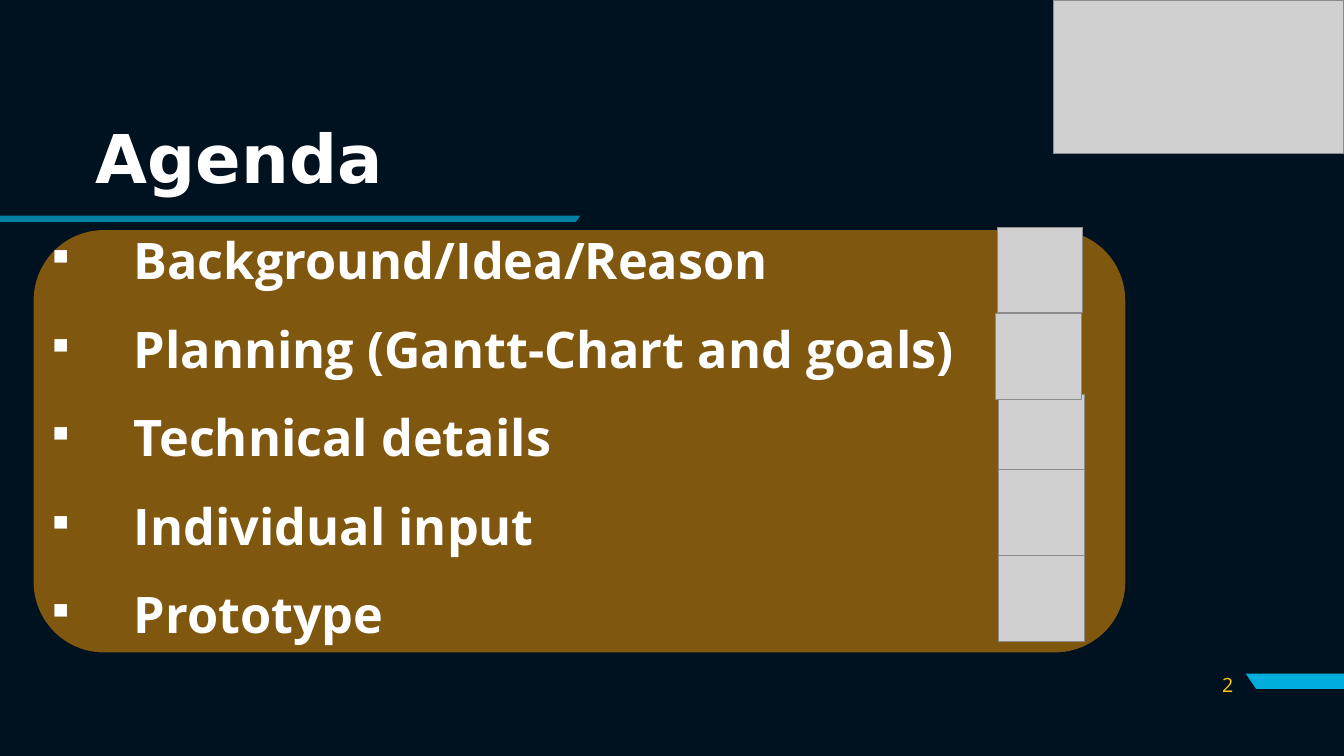
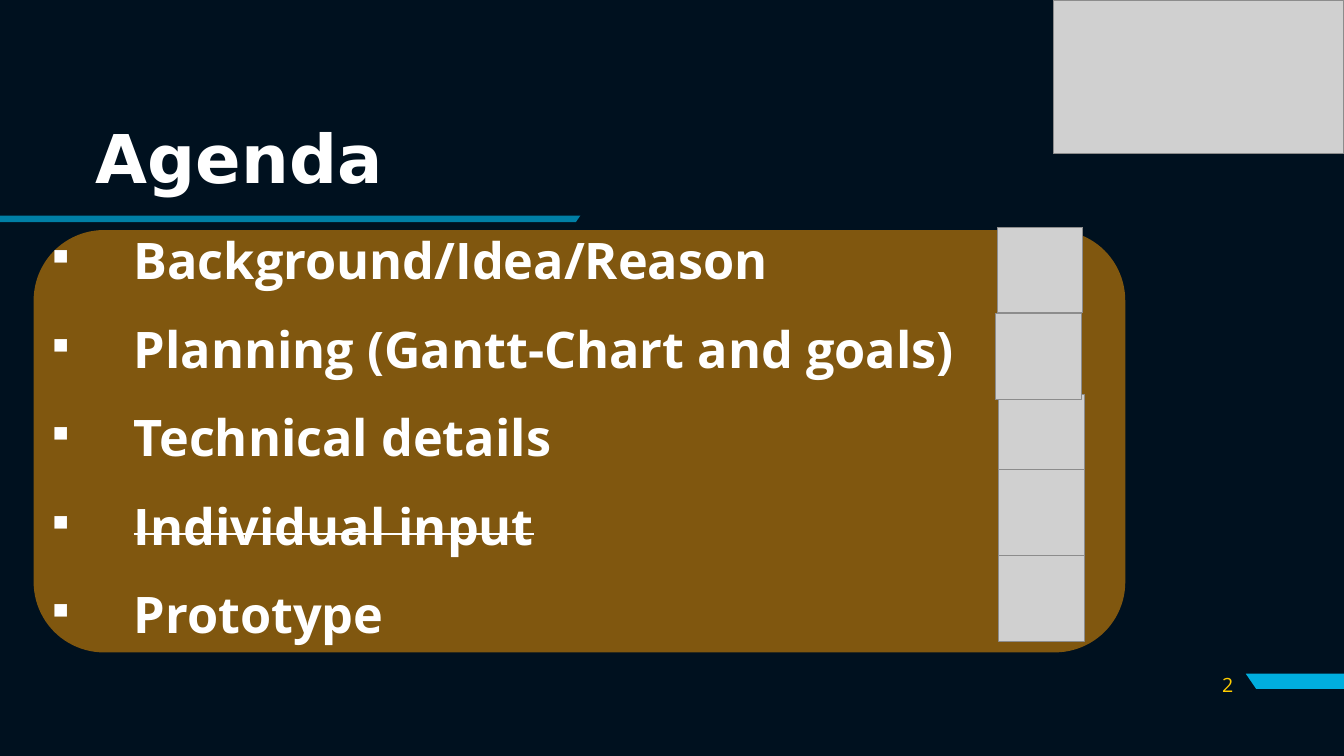
Before and after one commit to filipjosipovic/OverTime, a slide deck: slide 2 of SYP- Präsi.pptx. Drawn at 1344x756 pixels with LibreOffice and Linux fonts; fonts in the diff are those of the drawing; grey boxes stand for pictures; background and template pictures are left out. Boxes give left, top, right and bottom in pixels: in the first picture for what was removed or moved away, otherwise in the second. Text is boxed around its words. In the diff, an @@ line names an element or a change of style, - is before the commit and + after.

```diff
--- a/SYP- Präsi.pptx
+++ b/SYP- Präsi.pptx
@@ text at bbox=[134, 506, 534, 557]: strikethrough on in "Individual input" @@
```
Also in this commit, not shown: 3 other slides changed, 1 slide added, 2 slides removed, 12 other files.
